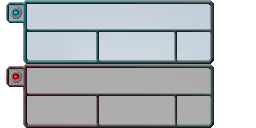
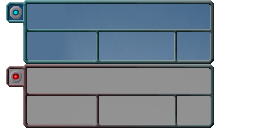
Two versions of the same layered image (256×128). Layer-by-layer changes:
painted on "background_blue" over [9, 4, 210, 60]
painted on "background_red" over [9, 68, 210, 124]
